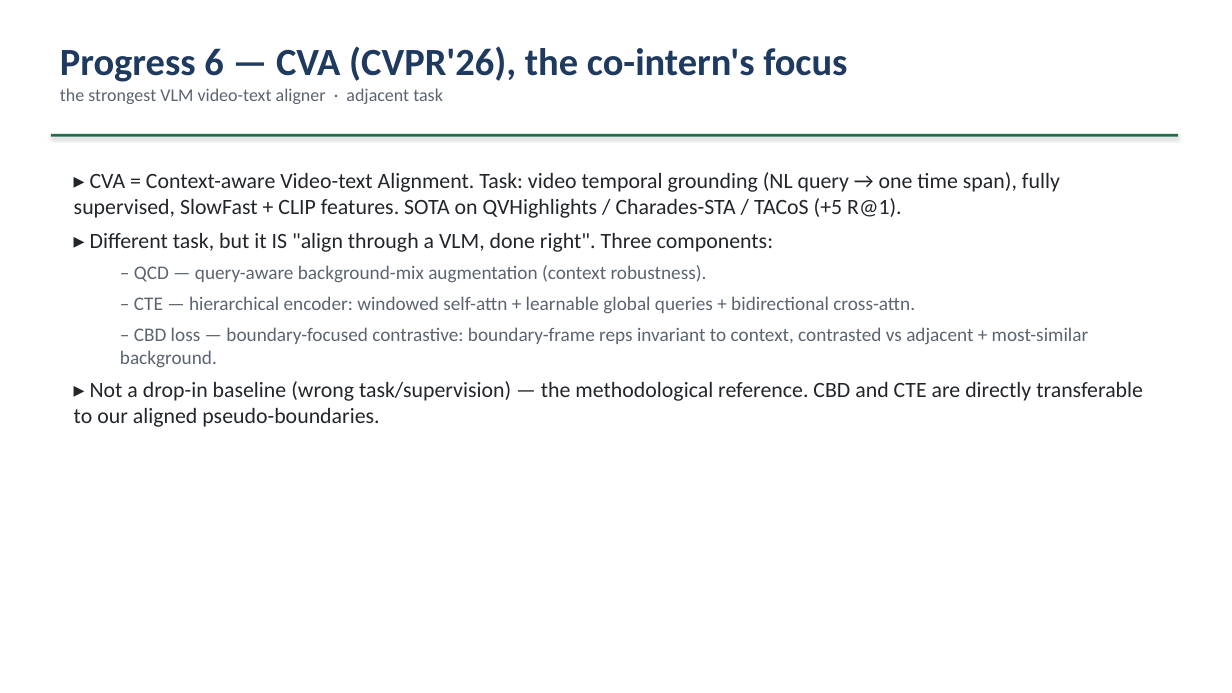
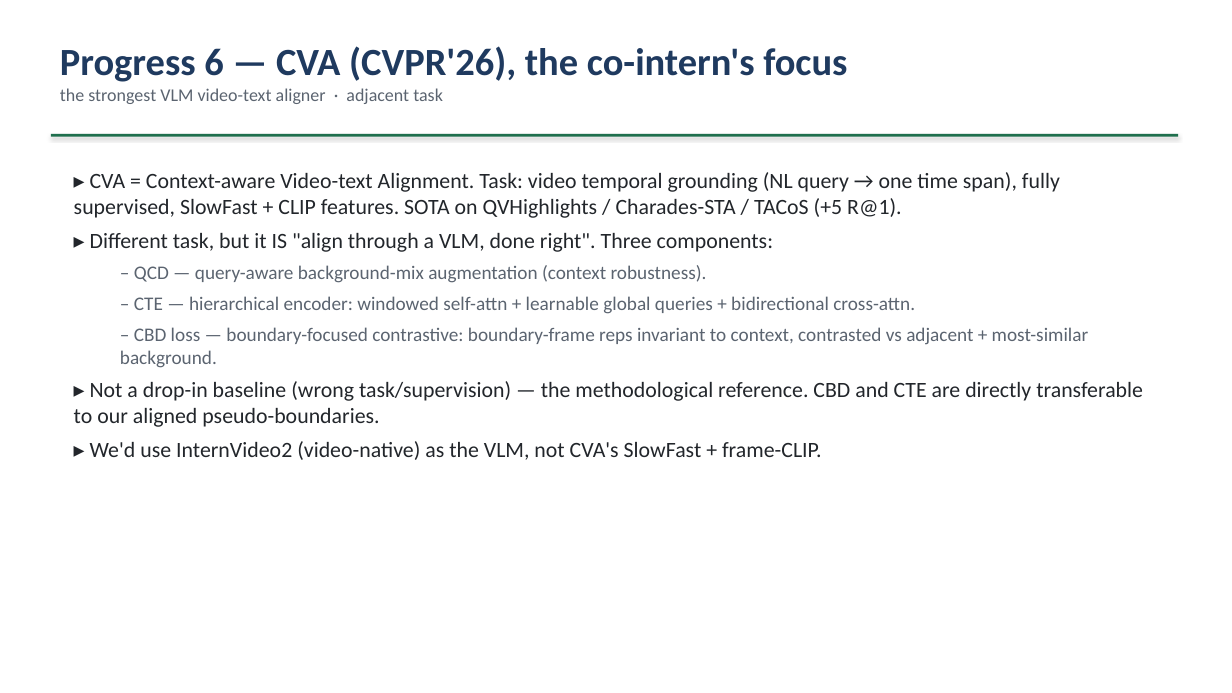
Before and after one commit to epayaslii/DELTA, a slide deck: slide 11 of slides/DELTA_progress_Mariella.pptx. Drawn at 1232x693 pixels with LibreOffice and Linux fonts; fonts in the diff are those of the drawing. Boxes give left, top, right and bottom in pixels: in the first picture for what was removed or moved away, otherwise in the second. Text is boxed around its words. In the diff, an @@ line names an element or a change of style, - is before the commit and + after.

Commit message:
Scope to 50Salads only; two-track plan (HAL now, InternVideo2 when video)
Decision: focus on 50Salads only for now -> all work goes through the WLTA
code (runs 50S natively as -d FS -c 19, modes --model_type atba / wclot).
No Breakfast, no standalone HAL.

- docs/baselines-hal-cva.md: HAL plan H1-H7 rewritten as 50Salads-only-via-WLTA
  (run DELTA/WLTA atba+wclot -> dump tas_pseudolabels -> score Y* -> port HAL's
  VAE tap + recon/kl/diff into atba_loss.py -> compare Y* + Obs%/Pred% MoC ->
  ablate). Added VLM track V1-V6 with InternVideo2 (OpenGVLab/InternVideo2,
  video-native, > CVA's SlowFast+CLIP). HAL track needs NO raw video; only the
  VLM track is blocked on it.
- plan file: sequencing table -> two tracks, 50Salads only.
- slides: new "Scope - 50Salads only" slide; HAL slide -> H1-H7 via WLTA;
  VLM slide -> InternVideo2 V1-V6; two-track sequencing. 21 slides.

```diff
--- a/slides/DELTA_progress_Mariella.pptx
+++ b/slides/DELTA_progress_Mariella.pptx
@@ text at [90, 441, 822, 460]: paragraph added @@
+▸ We'd use InternVideo2 (video-native) as the VLM, not CVA's SlowFast + frame-CLIP.
```
Also in this commit, not shown: 3 other slides changed, 1 slide added, 1 slide removed, 2 other files.
